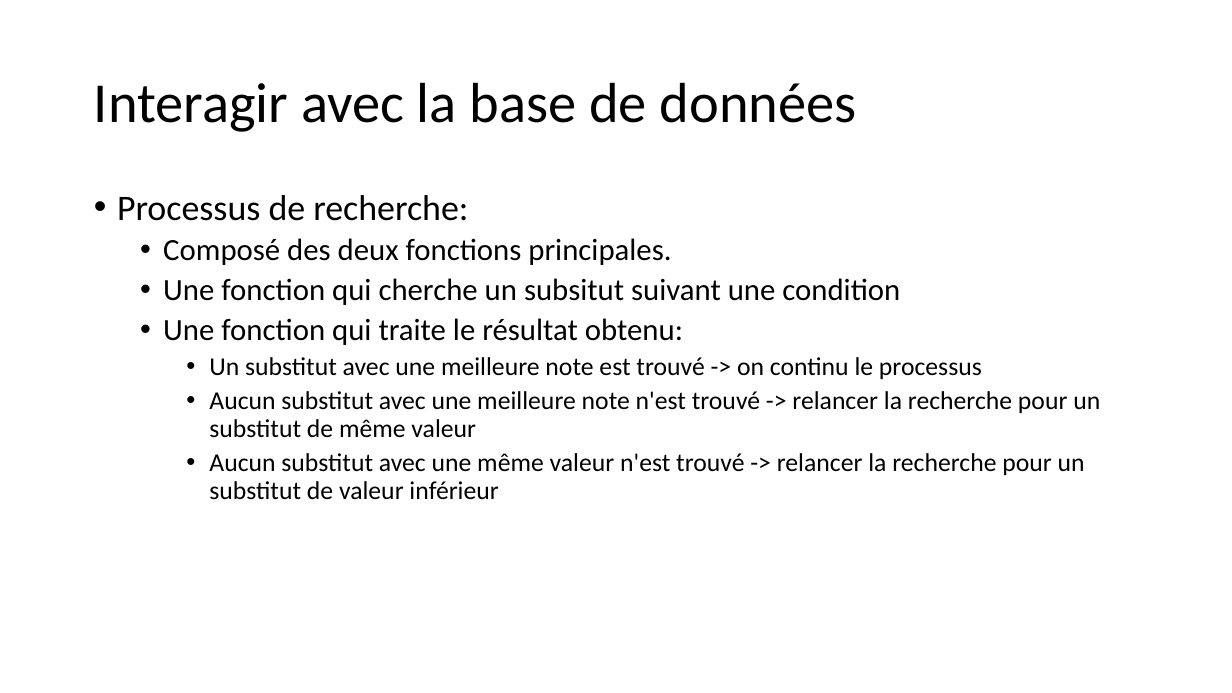
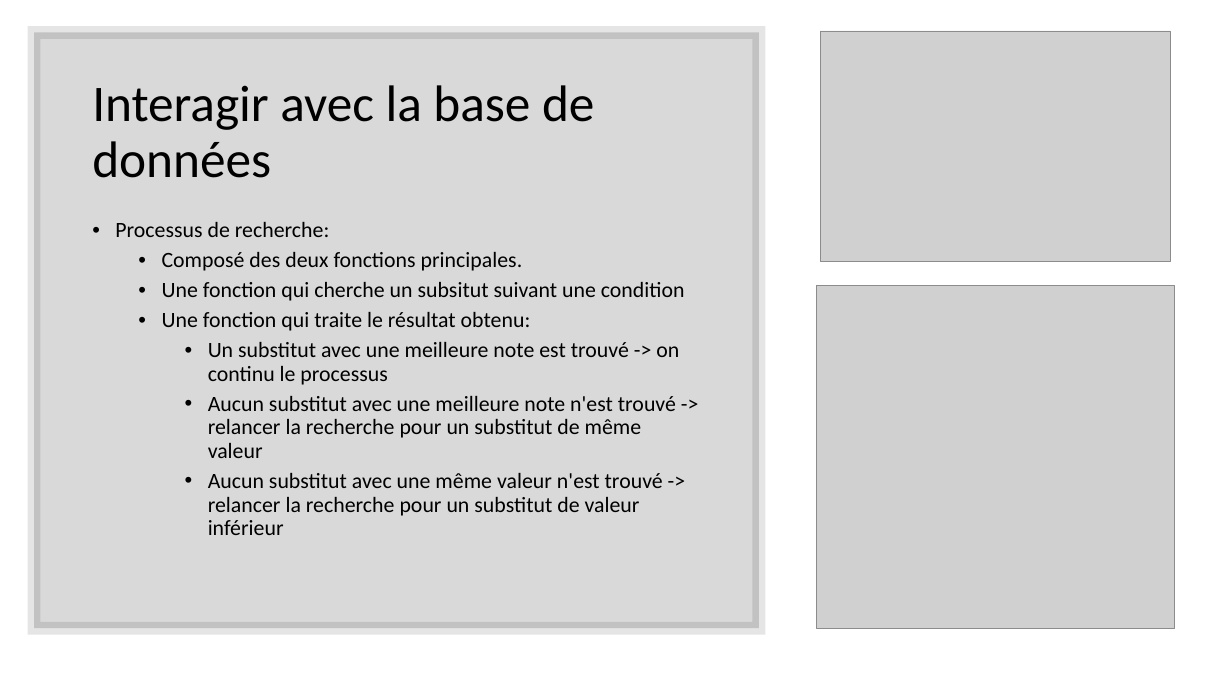
Before and after one commit to Baptiste68/P5, a slide deck: slide 9 of Projet5.pptx (slide 7 before the commit). Drawn at 1232x693 pixels with LibreOffice and Linux fonts; fonts in the diff are those of the drawing; grey boxes stand for pictures. Boxes give left, top, right and bottom in pixels: in the first picture for what was removed or moved away, otherwise in the second. Text is boxed around its words. In the diff, an @@ line names an element or a change of style, - is before the commit and + after.

```diff
--- a/Projet5.pptx
+++ b/Projet5.pptx
@@ rectangle added at <box>34,32,760,628</box>, fill #000000 at 15% opacity, outline #000000 10 pt @@
@@ picture added at <box>821,31,1171,262</box> @@
@@ title "Interagir avec la base de ..." at <box>92,85,594,178</box>: size 44 to 40 pt @@
@@ text "Processus de recherche:": place and size @@
-text "Processus de recherche:" at <box>117,195,1100,500</box>
+text "Processus de recherche:" at <box>115,222,685,535</box>
@@ text "Processus de recherche:" at <box>115,222,685,535</box>: size 28 to 17 pt in "Processus de recherche:"; size 24 to 17 pt in "Composé des deux fonctions principales.", "Une fonction qui cherche un subsitut suivant ...", "Une fonction qui traite le résultat obtenu:"; size 20 to 17 pt in "Un substitut avec une meilleure note est ...", "Aucun substitut avec une meilleure note n'est ...", "Aucun substitut avec une même valeur n'est ..." @@
@@ picture added at <box>816,286,1175,628</box> @@
```
Also in this commit, not shown: 5 other slides changed, 4 slides added.
